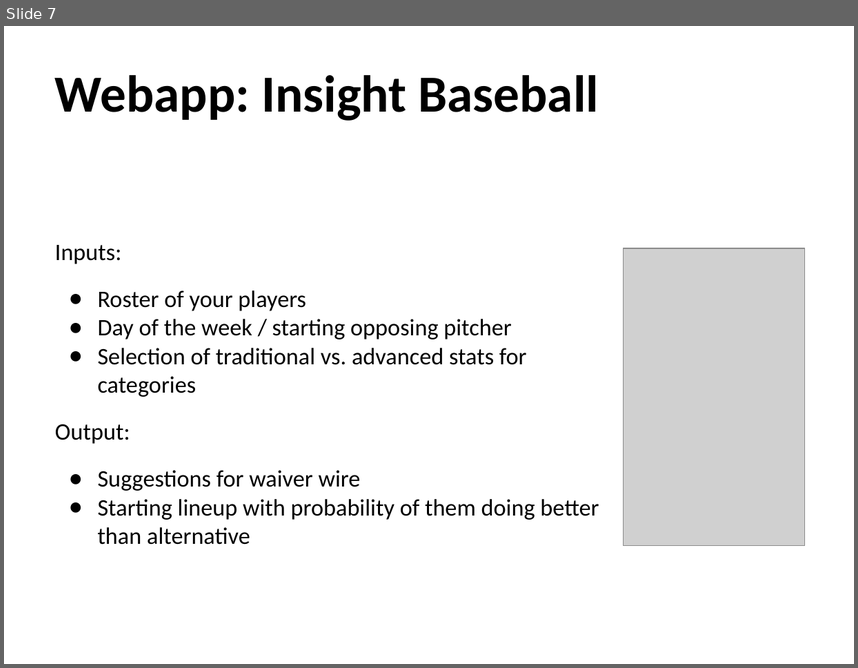
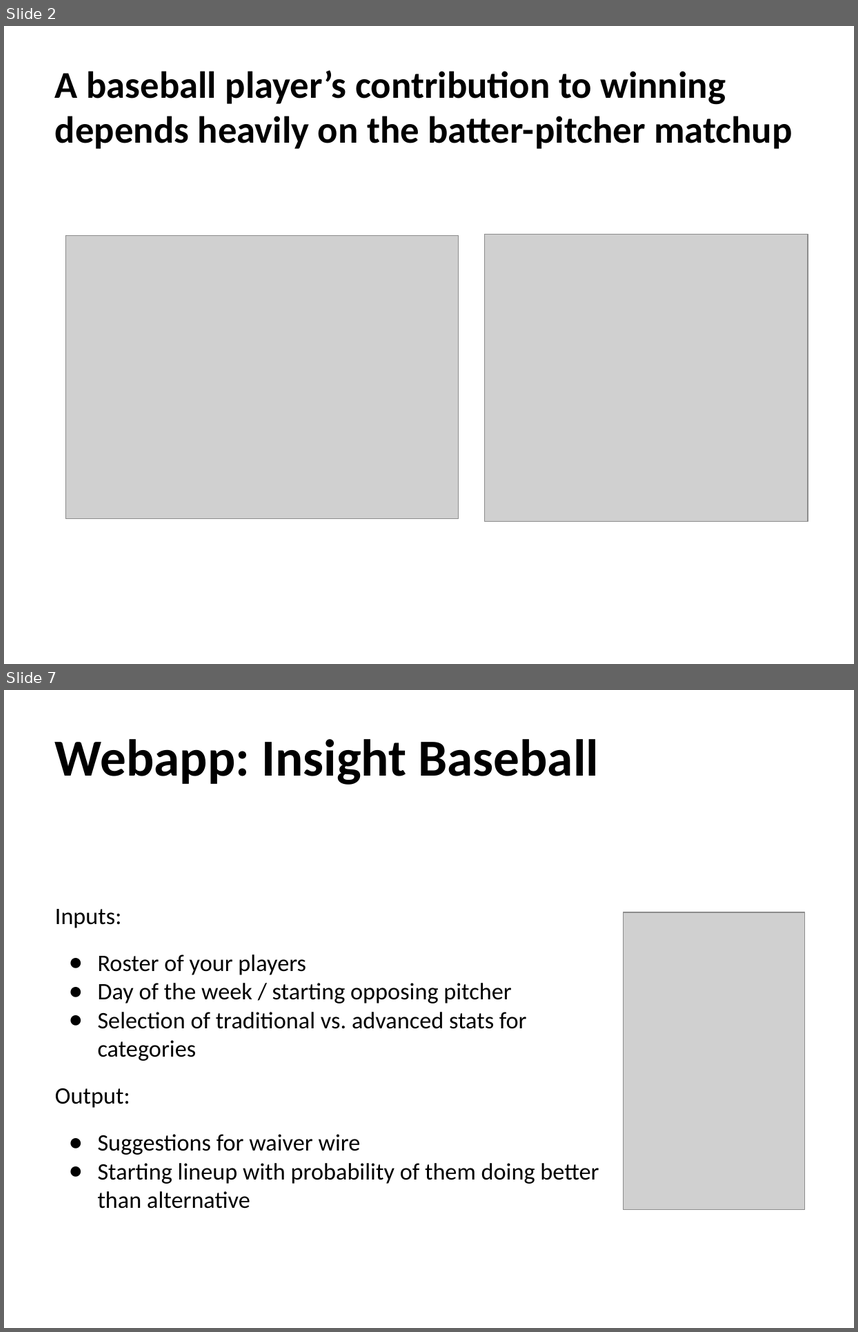
Before and after one commit to benslack19/baseball_player_selector, a slide deck: insight_baseball_notes/BL_baseball_notes.pptx. Shown one above the other, each under a label of ours: slide 7 before the commit, slides 2 and 7 after it; the slides between them are not shown. The pictures are 858x668 and 858x1332 pixels, drawn with LibreOffice and Linux fonts; fonts in the diff are those of the drawing; grey boxes stand for pictures. Boxes give left, top, right and bottom in pixels: in the first picture for what was removed or moved away, otherwise in the second. Text is boxed around its words. In the diff, an @@ line names an element or a change of style, - is before the commit and + after.

```diff
--- a/insight_baseball_notes/BL_baseball_notes.pptx
+++ b/insight_baseball_notes/BL_baseball_notes.pptx
@@ slide 2 added at box(4, 26, 854, 664), background #FFFFFF @@
@@ title added at box(55, 70, 792, 149), 32 pt, text #000000, bold @@
+A baseball player’s contribution to winning depends heavily on the batter-pitcher matchup
@@ picture added at box(66, 235, 459, 518) @@
@@ picture added at box(484, 234, 807, 521) @@
```
Also in this commit, not shown: 6 slides changed, 23 other slides added, 2 slides removed, 2 other files.
